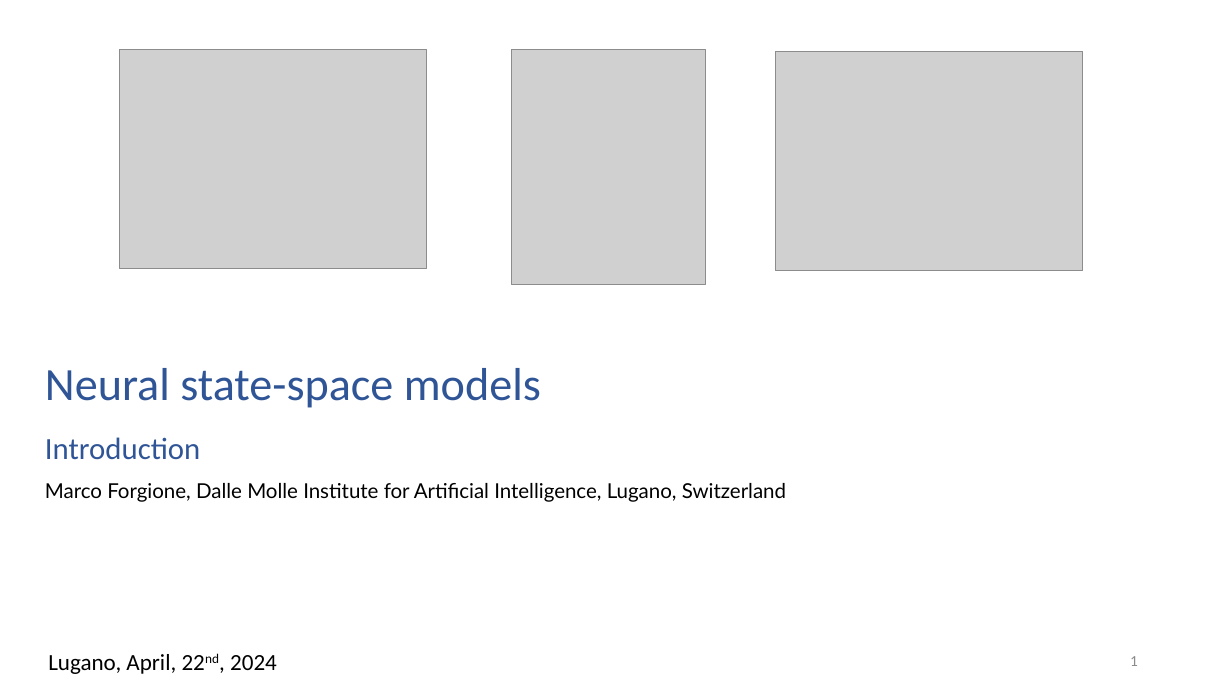
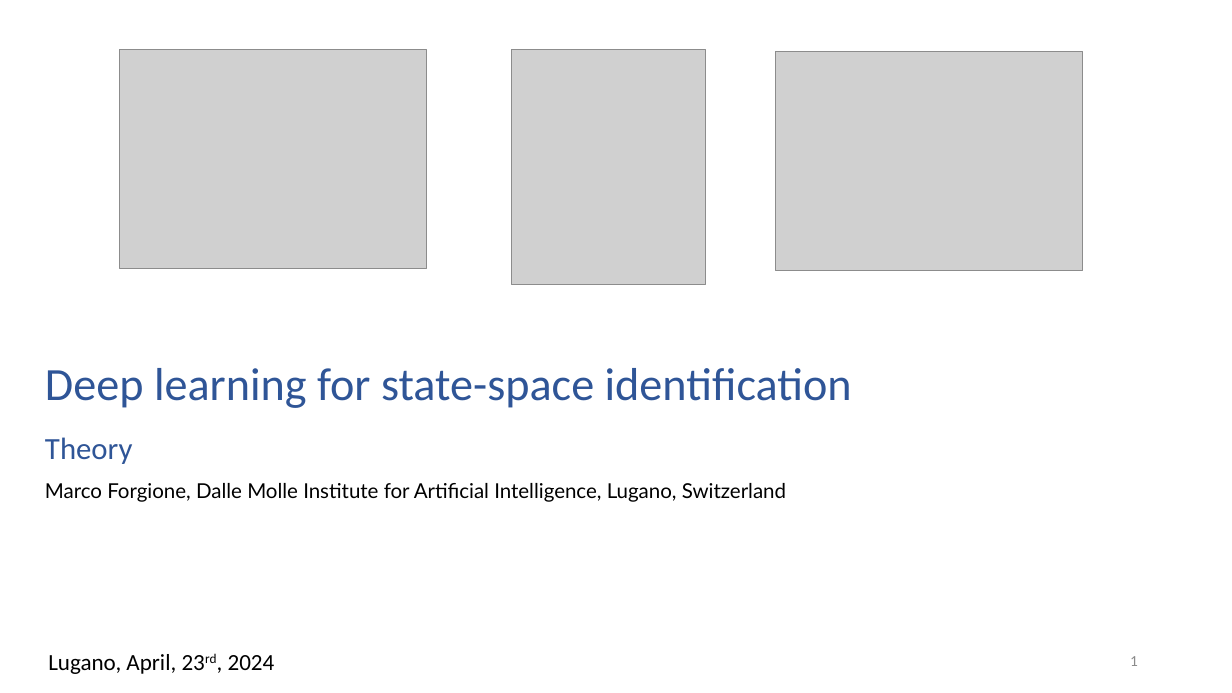
Before and after one commit to dariopi/Deep_Learning_for_SYSID_Lugano24, a slide deck: slide 1 of Lessons/state_space.pptx. Drawn at 1232x693 pixels with LibreOffice and Linux fonts; fonts in the diff are those of the drawing; grey boxes stand for pictures. Boxes give left, top, right and bottom in pixels: in the first picture for what was removed or moved away, otherwise in the second. Text is boxed around its words. In the diff, an @@ line names an element or a change of style, - is before the commit and + after.

Commit message:
state space small fix

```diff
--- a/Lessons/state_space.pptx
+++ b/Lessons/state_space.pptx
@@ text at <box>45,368,852,464</box>: text changed @@
-Neural state-space models
-Introduction
+Deep learning for state-space identification
+Theory
@@ text at <box>48,654,275,674</box>: text changed @@
-Lugano, April, 22nd, 2024
+Lugano, April, 23rd, 2024
```
Also in this commit, not shown: 4 other files.
